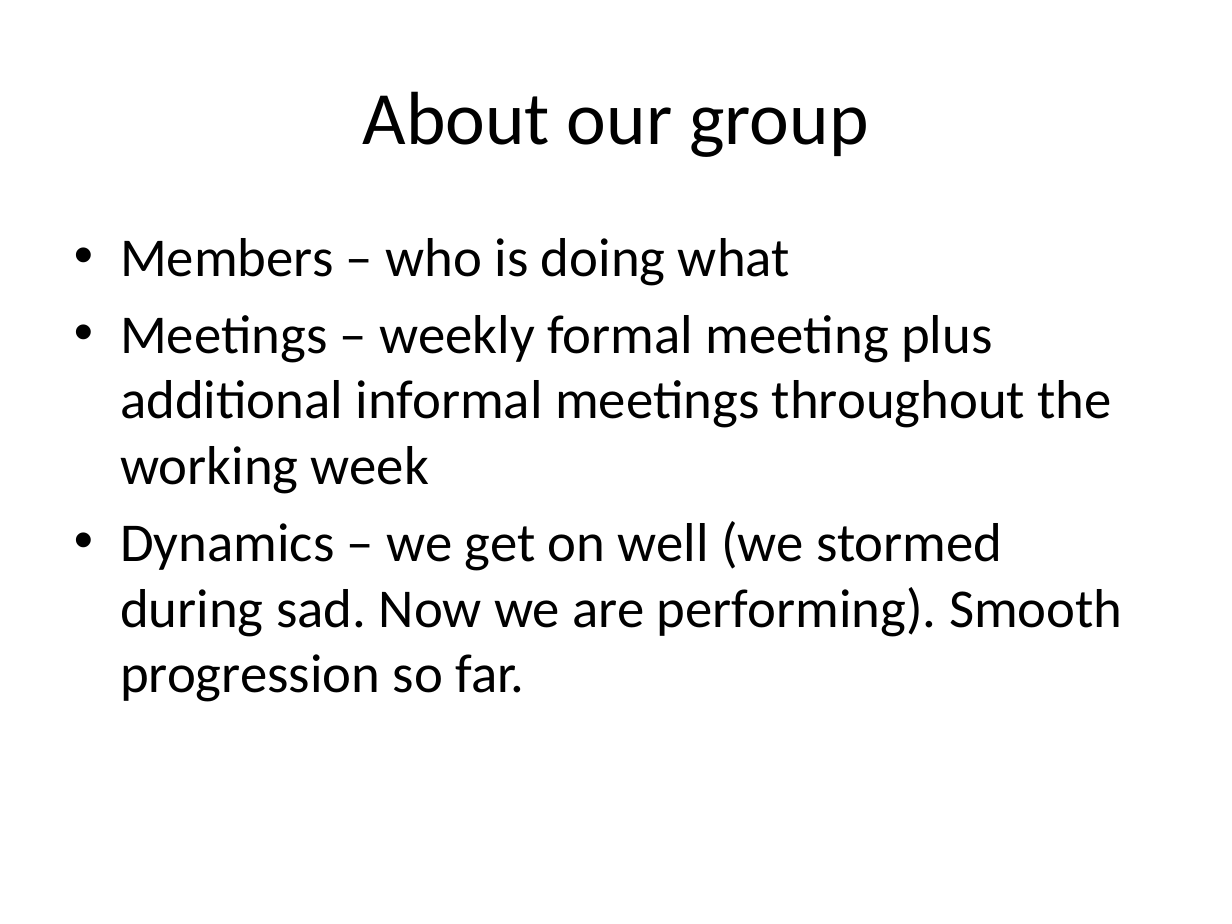
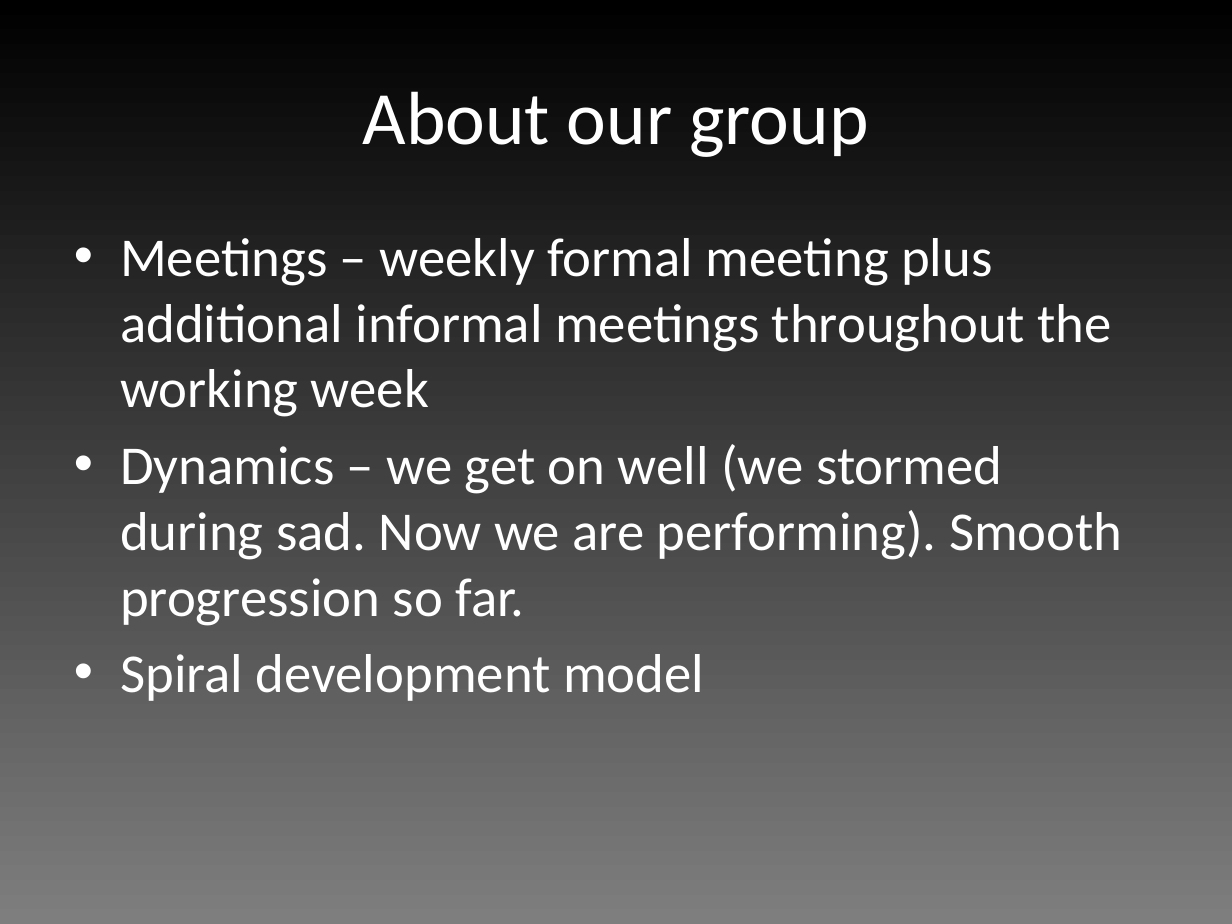
Before and after one commit to edderick/RunwayRedeclaration, a slide deck: slide 2 of doc/D2/Slides.pptx. Drawn at 1232x924 pixels with LibreOffice and Linux fonts; fonts in the diff are those of the drawing. Boxes give left, top, right and bottom in pixels: in the first picture for what was removed or moved away, otherwise in the second. Text is boxed around its words. In the diff, an @@ line names an element or a change of style, - is before the commit and + after.

```diff
--- a/doc/D2/Slides.pptx
+++ b/doc/D2/Slides.pptx
@@ background #FFFFFF to gradient #7F7F7F to #000000 @@
@@ title "About our group" at [363,91,868,157]: text colour #000000 to #FFFFFF @@
@@ text at [120,238,790,286]: paragraph removed @@
-• Members – who is doing what
@@ text at [120,238,1123,626]: text colour #000000 to #FFFFFF in "Meetings – weekly formal meeting plus additional ...", "Dynamics – we get on well (we ..." @@
@@ text at [120,654,704,701]: paragraph added @@
+• Spiral development model
```
Also in this commit, not shown: 8 other slides changed, 1 slide added.
